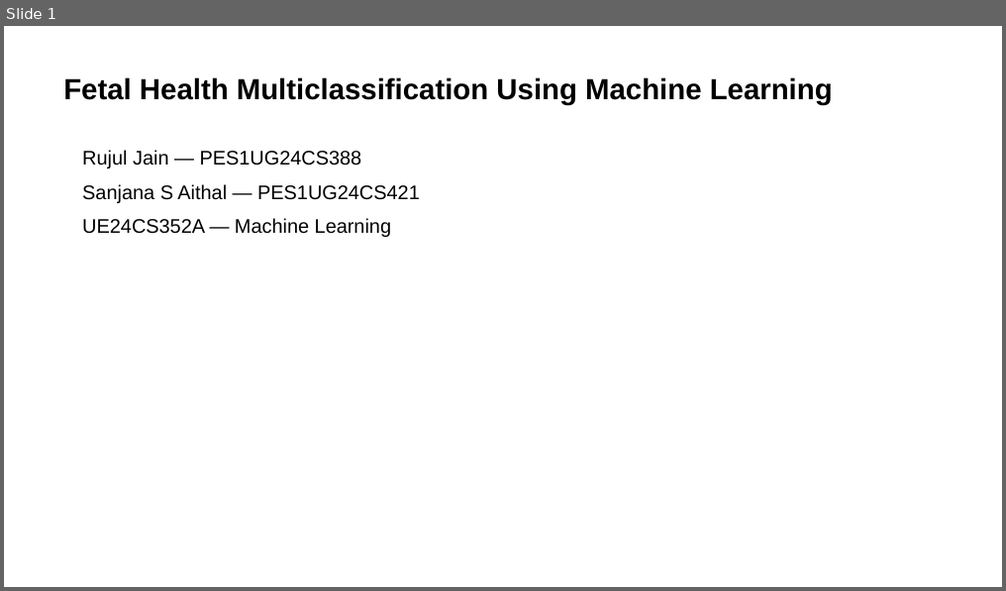
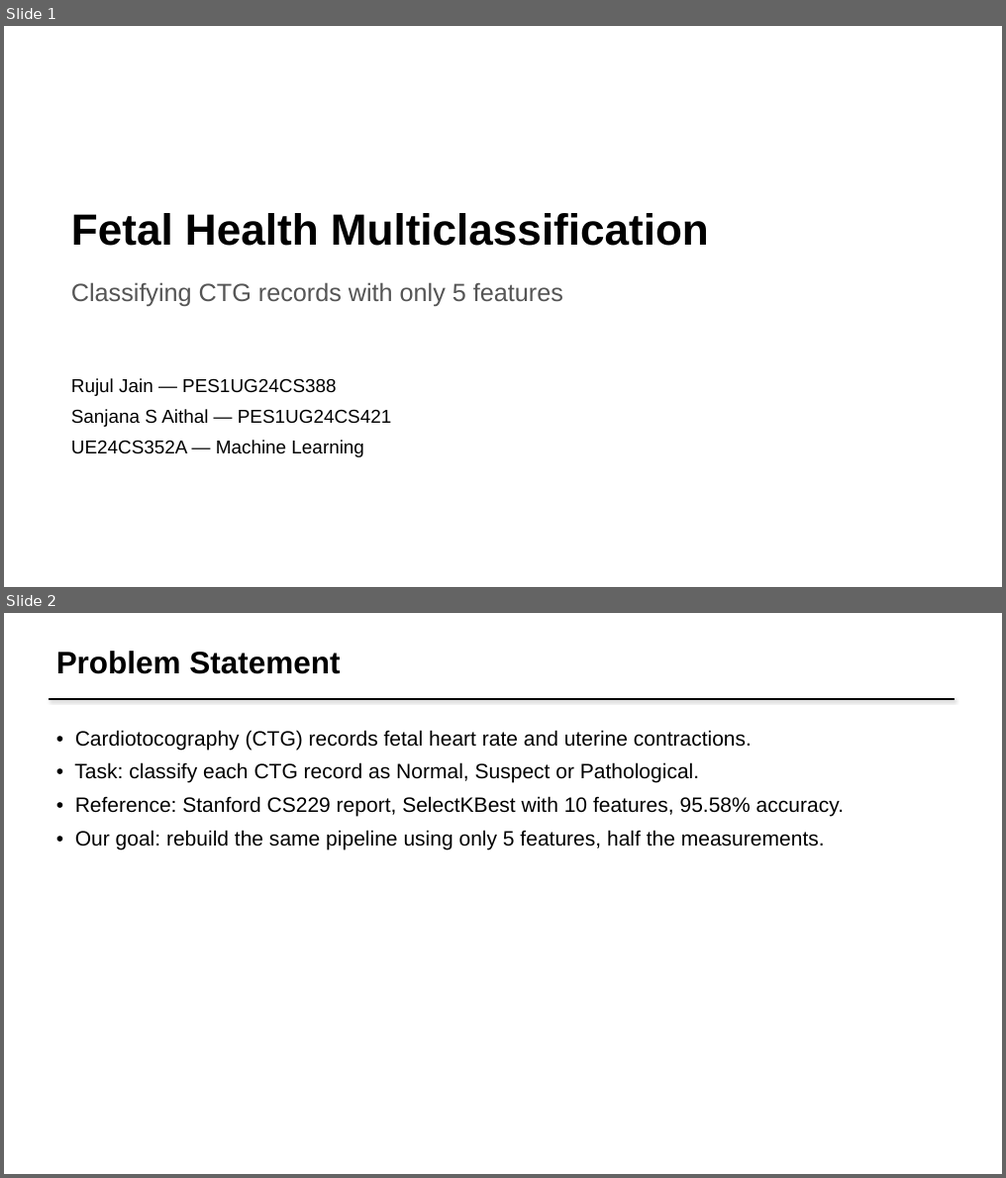
Before and after one commit to rujul-rj/Fetal-Health-Multiclassification, a slide deck: presentation/Fetal_Health_Multiclassification_Presentation.pptx. Shown one above the other, each under a label of ours: slide 1 before the commit, slides 1 and 2 after it. The pictures are 1006x591 and 1006x1178 pixels, drawn with LibreOffice and Linux fonts; fonts in the diff are those of the drawing. Boxes give left, top, right and bottom in pixels: in the first picture for what was removed or moved away, otherwise in the second. Text is boxed around its words. In the diff, an @@ line names an element or a change of style, - is before the commit and + after.

```diff
--- a/presentation/Fetal_Health_Multiclassification_Presentation.pptx
+++ b/presentation/Fetal_Health_Multiclassification_Presentation.pptx
@@ slide 2 added at (x1=4, y1=613, x2=1002, y2=1174), background #FFFFFF @@
@@ text added at (x1=56, y1=651, x2=340, y2=674), 30 pt, text #000000, bold @@
+Problem Statement
@@ line added from (49, 699) to (954, 699), #000000 2 pt @@
@@ text added at (x1=74, y1=730, x2=844, y2=850), 20 pt, text #000000 @@
+• Cardiotocography (CTG) records fetal heart rate and uterine contractions.
+• Task: classify each CTG record as Normal, Suspect or Pathological.
+• Reference: Stanford CS229 report, SelectKBest with 10 features, 95.58% accuracy.
+• Our goal: rebuild the same pipeline using only 5 features, half the measurements.
@@ slide 1 changed as well @@
@@ text at (x1=71, y1=213, x2=709, y2=246): text changed; size 28 to 42 pt @@
-Fetal Health Multiclassification Using Machine Learning
+Fetal Health Multiclassification
@@ text added at (x1=71, y1=282, x2=563, y2=306), 24 pt, text #555555 @@
+Classifying CTG records with only 5 features
@@ text "Rujul Jain — PES1UG24CS388" moved from (x1=82, y1=150, x2=420, y2=237) to (x1=71, y1=378, x2=391, y2=458) @@
@@ text "Rujul Jain — PES1UG24CS388" at (x1=71, y1=378, x2=391, y2=458): size 19 to 18 pt; less space between paragraphs @@
```
Also in this commit, not shown: 1 other slide changed, 8 other slides added, 8 slides removed, 35 other files.
